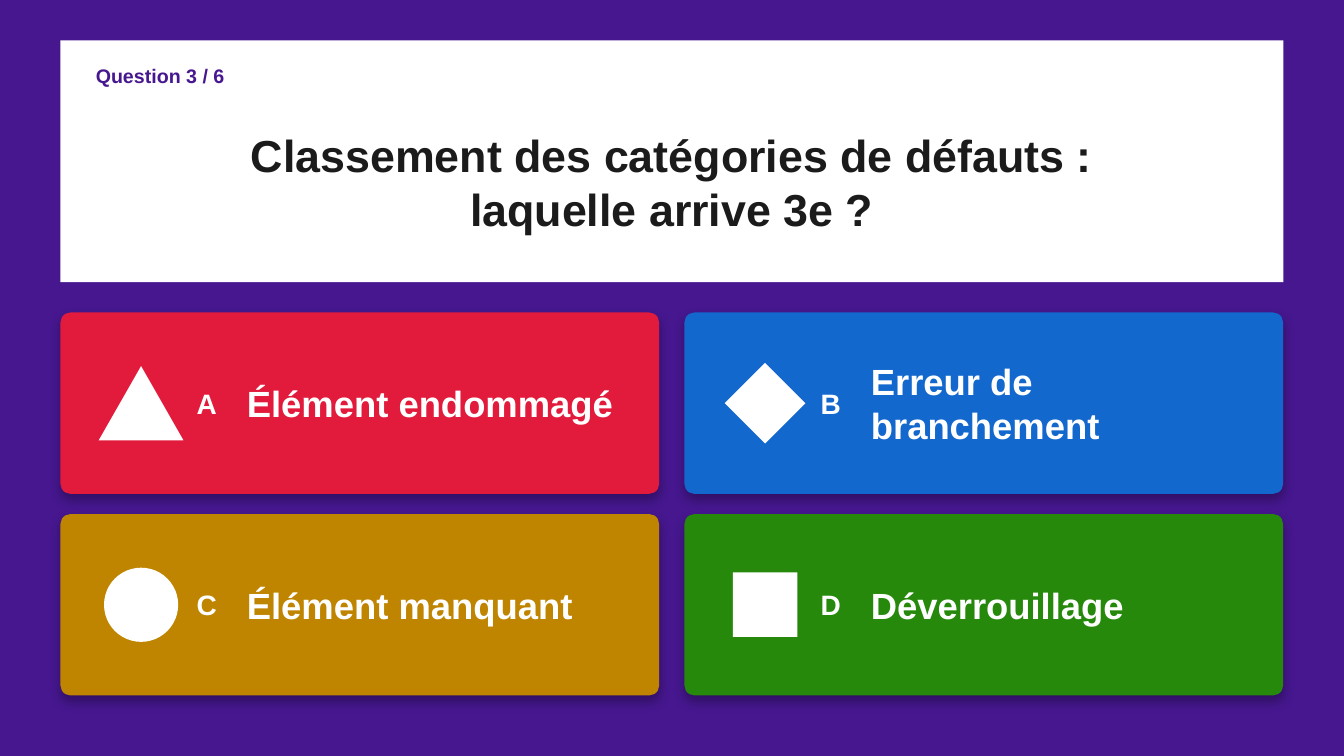
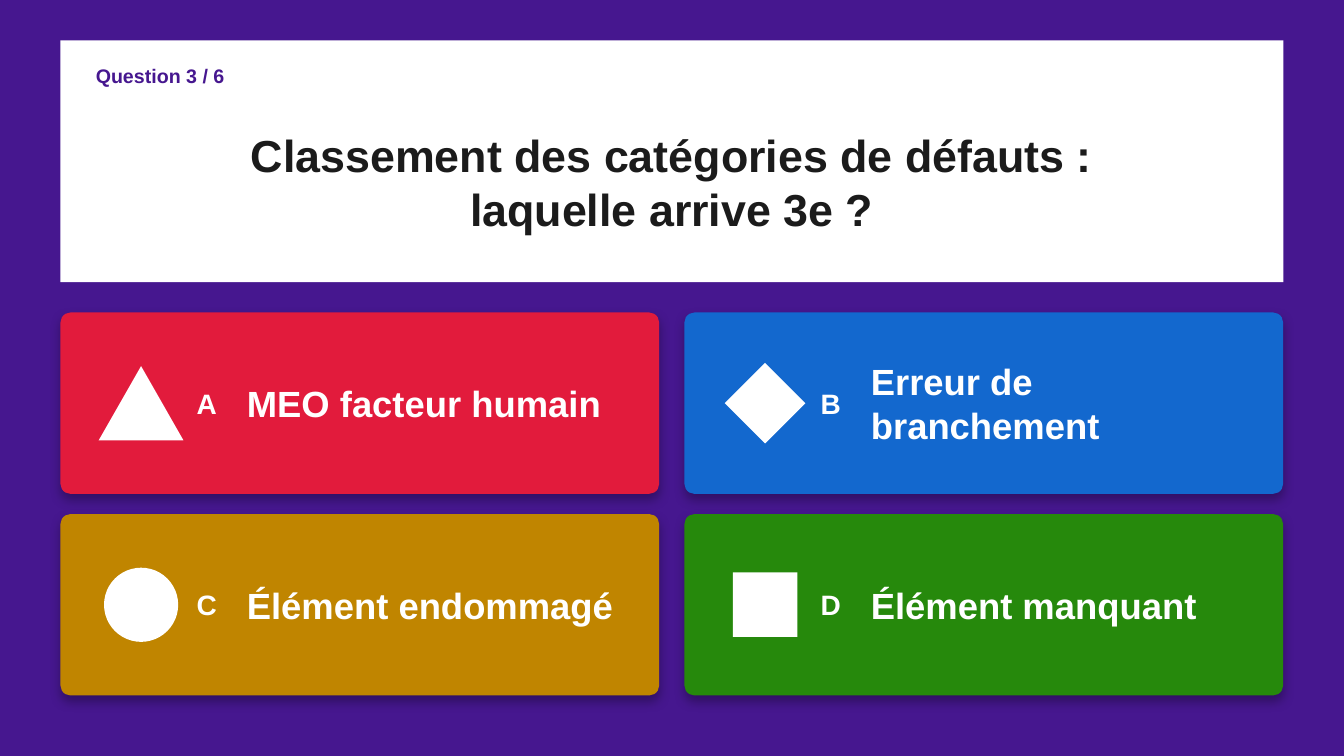
Before and after one commit to moudimash99/FTO2_NC_handover, a slide deck: slide 6 of 03_reports/quiz/Quiz_NC_FTO2.pptx. Drawn at 1344x756 pixels with LibreOffice and Linux fonts; fonts in the diff are those of the drawing. Boxes give left, top, right and bottom in pixels: in the first picture for what was removed or moved away, otherwise in the second. Text is boxed around its words. In the diff, an @@ line names an element or a change of style, - is before the commit and + after.

```diff
--- a/03_reports/quiz/Quiz_NC_FTO2.pptx
+++ b/03_reports/quiz/Quiz_NC_FTO2.pptx
@@ text at bbox=[247, 390, 600, 418]: text changed @@
-Élément endommagé
+MEO facteur humain
@@ text at bbox=[247, 590, 613, 626]: text changed @@
-Élément manquant
+Élément endommagé
@@ text at bbox=[871, 590, 1196, 626]: text changed @@
-Déverrouillage
+Élément manquant
```
Also in this commit, not shown: 9 other slides changed.
